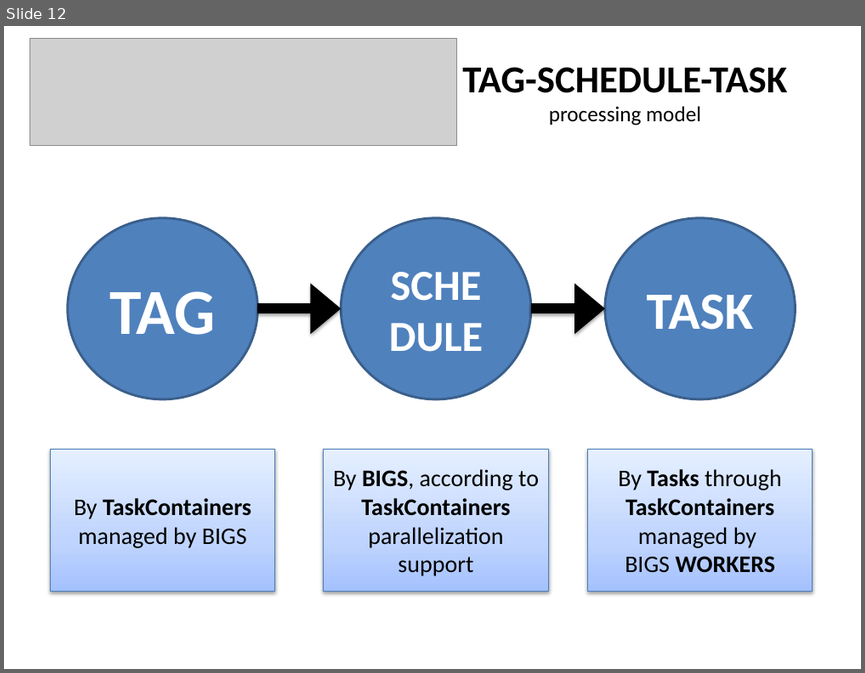
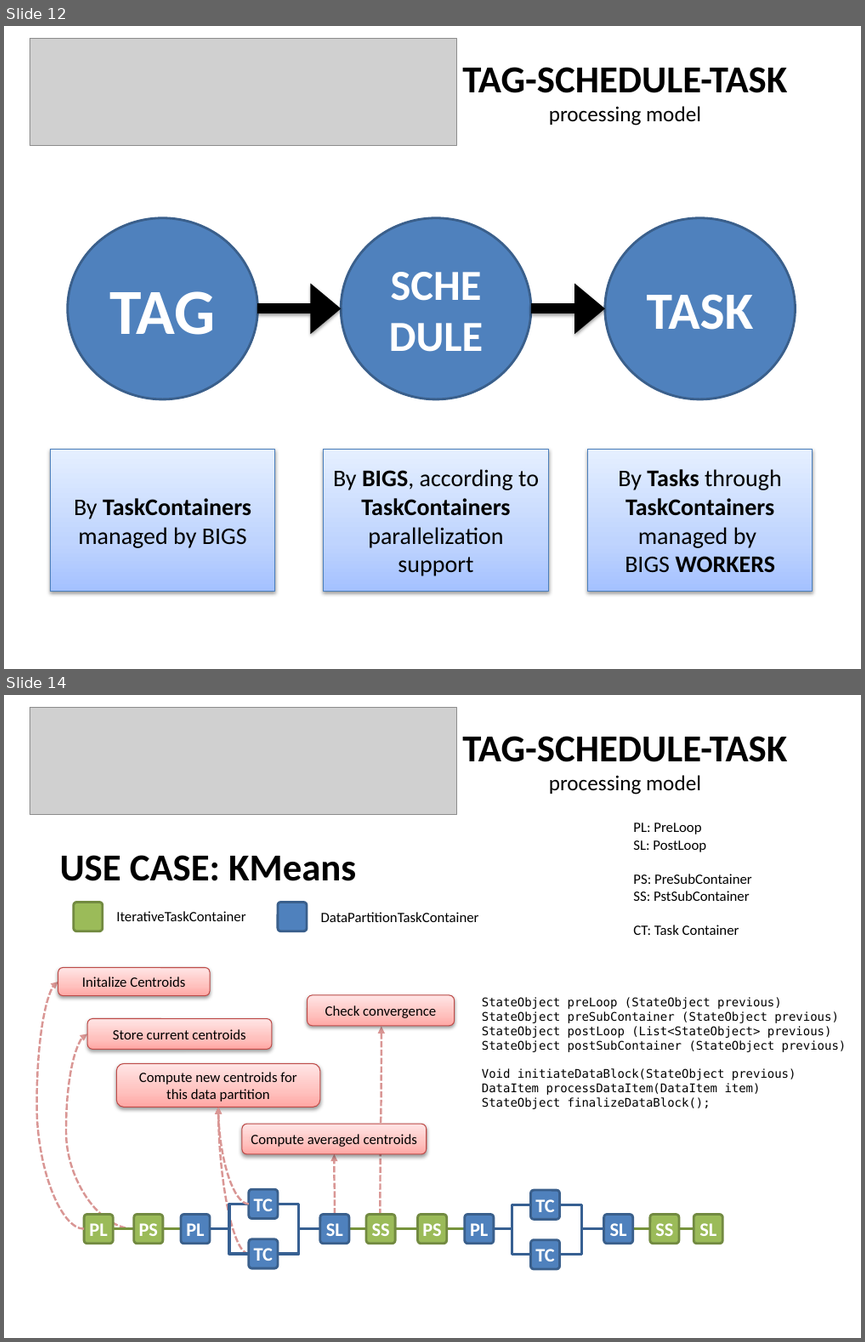
Before and after one commit to predmach/toolkit, a slide deck: docs/design/TST-api.pptx. Shown one above the other, each under a label of ours: slide 12 before the commit, slides 12 and 14 after it; the slides between them are not shown. The pictures are 865x673 and 865x1342 pixels, drawn with LibreOffice and Linux fonts; fonts in the diff are those of the drawing; grey boxes stand for pictures. Boxes give left, top, right and bottom in pixels: in the first picture for what was removed or moved away, otherwise in the second. Text is boxed around its words. In the diff, an @@ line names an element or a change of style, - is before the commit and + after.

```diff
--- a/docs/design/TST-api.pptx
+++ b/docs/design/TST-api.pptx
@@ slide 14 added at (4,695,861,1338), background #FFFFFF @@
@@ picture added at (30,708,457,815) @@
@@ text added at (462,736,787,794), 32 pt, text #000000, bold @@
+TAG-SCHEDULE-TASK
+processing model
@@ text added at (633,823,752,935), 12 pt, text #000000 @@
+PL: PreLoop
+SL: PostLoop
+PS: PreSubContainer
+SS: PstSubContainer
+CT: Task Container
@@ text added at (60,855,356,881), 32 pt, text #000000, bold @@
+USE CASE: KMeans
@@ rounded rectangle added at (74,902,103,931), fill #9BBB59, outline #738A42 2 pt @@
@@ text added at (116,911,245,921), 12 pt, text #000000 @@
+IterativeTaskContainer
@@ rounded rectangle added at (278,902,307,931), fill #4F81BD, outline #3A5F8C 2 pt @@
@@ text added at (321,912,479,922), 12 pt, text #000000 @@
+DataPartitionTaskContainer
@@ rounded rectangle added at (58,968,210,996), fill gradient #FFA6A5 to #FFC0BF to #FFE7E7, outline #BF4C48 0.75 pt, 12 pt, text #000000 @@
+Initalize Centroids
@@ curved arrow added from (84, 1229) to (58, 981), #D99694 1.75 pt dashed @@
@@ rounded rectangle added at (307,995,454,1026), fill gradient #FFA6A5 to #FFC0BF to #FFE7E7, outline #BF4C48 0.75 pt, 12 pt, text #000000 @@
+Check convergence
@@ text added at (482,997,846,1109), 10 pt, text #000000 @@
+StateObject preLoop (StateObject previous)
+StateObject preSubContainer (StateObject previous)
+StateObject postLoop (List<StateObject> previous)
+StateObject postSubContainer (StateObject previous)
+Void initiateDataBlock(StateObject previous)
+DataItem processDataItem(DataItem item)
+StateObject finalizeDataBlock();
@@ rounded rectangle added at (87,1019,271,1049), fill gradient #FFA6A5 to #FFC0BF to #FFE7E7, outline #BF4C48 0.75 pt, 12 pt, text #000000 @@
+Store current centroids
@@ curved arrow added from (381, 1214) to (381, 1026), #D99694 1.75 pt dashed @@
@@ curved arrow added from (134, 1229) to (87, 1033), #D99694 1.75 pt dashed @@
@@ rounded rectangle added at (116,1063,320,1107), fill gradient #FFA6A5 to #FFC0BF to #FFE7E7, outline #BF4C48 0.75 pt, 12 pt, text #000000 @@
+Compute new centroids for this data partition
@@ curved arrow added from (249, 1253) to (218, 1107), #D99694 1.75 pt dashed @@
@@ curved arrow added from (249, 1204) to (218, 1107), #D99694 1.75 pt dashed @@
@@ rounded rectangle added at (242,1123,426,1154), fill gradient #FFA6A5 to #FFC0BF to #FFE7E7, outline #BF4C48 0.75 pt, 12 pt, text #000000 @@
+Compute averaged centroids
@@ curved arrow added from (335, 1214) to (334, 1154), #D99694 1.75 pt dashed @@
@@ group added at (84,1190,723,1269): 14 rounded rectangles, 11 elbow lines, 4 lines @@
+PL
+PL
+SL
+PS
+SS
+PL
+SL
+PS
+SS
+SL
+TC
+TC
+TC
+TC
```
Also in this commit, not shown: 1 other slide added, 2 slides removed.
